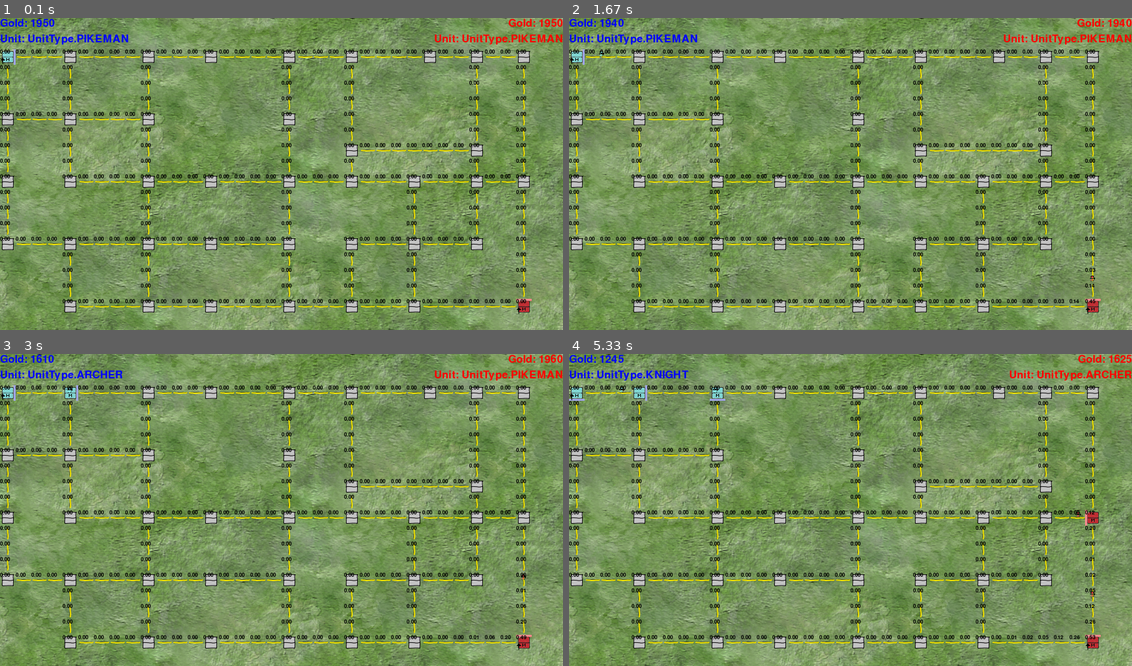
Above: before the commit, frames 1-4 (two rows, left to right).
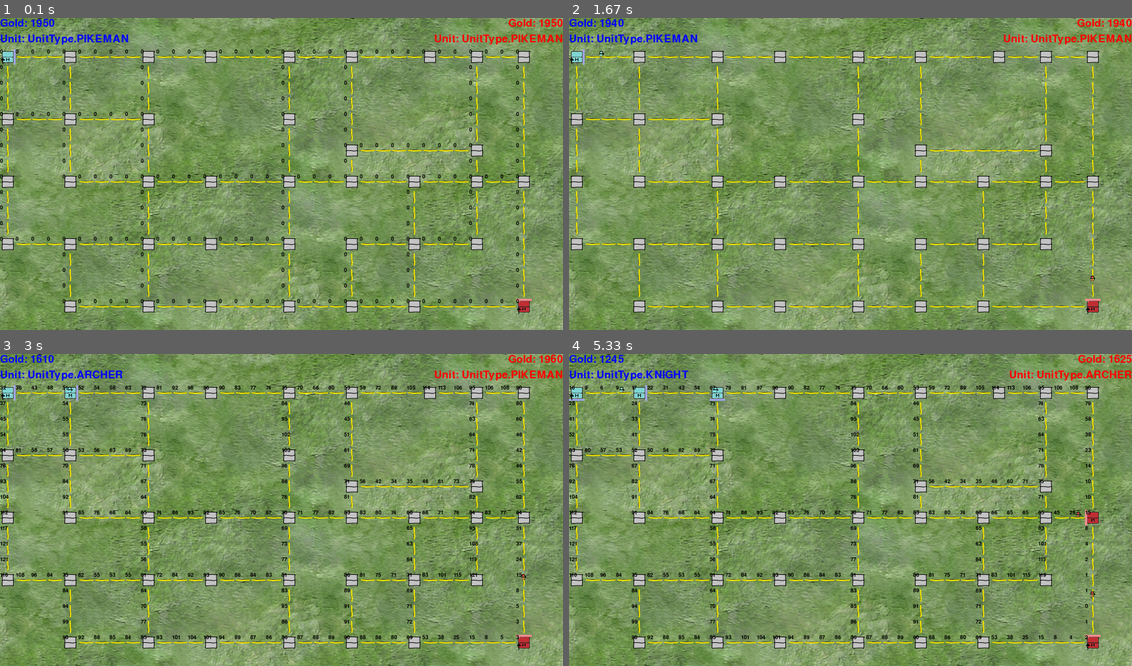
Above: after the commit, the same moments.

Repository: czebrose/ML_Projects
Game: pygame game, started from ML-Tutorial/NodeFightGame/game.py
Same seed, same stepped clock (60 frames per second), same inputs: the game is played once before the commit and once after it.
Inputs:
- Up to frame 1 (0.1 s): no input
- Up to frame 2 (1.67 s): tap 0 at 0.33 s; tap = at 0.67 s; hold 9 1-1.47 s
- Up to frame 3 (3 s): tap - at 2 s; hold 8 2.33-2.8 s; tap 9 at 2.83 s
- Up to frame 4 (5.33 s): tap 8 at 3.17 s; tap = at 3.5 s; tap - at 4.33, 4.73, 5.03 s; hold 9 4.67-5.13 s

The runs differ from the first frame. In frame 1, 2.4% of the frame differs, in the area x 0-94%, y 10-92%; in frame 2, 3.6%; in frame 3, 3.5%; in frame 4, 3.5%.

Commit message:
Got diffusion working even better

Diff:
--- a/ML-Tutorial/NodeFightGame/building.py
+++ b/ML-Tutorial/NodeFightGame/building.py
@@ -22,6 +22,9 @@
     def is_empty(self):
         return self.type is BuildingType.EMPTY
 
+    def is_home(self):
+        return self.type is BuildingType.HOME
+
     def generate_gold(self):
         if self.type is BuildingType.HOME:
             return util.HOME_GOLD_PRODUCTION
--- a/ML-Tutorial/NodeFightGame/debug.py
+++ b/ML-Tutorial/NodeFightGame/debug.py
@@ -7,24 +7,31 @@
 STAT_FONT = pygame.font.SysFont("comicsans", 25)
 
 player = PlayerColor.BLUE
+show = True
 
 
 def check_input():
-    global player
+    global player, show
     keys = pygame.key.get_pressed()
     if keys[pygame.K_0]:
+        player = PlayerColor.RED
+    elif keys[pygame.K_9]:
+        player = PlayerColor.NEUTRAL
+    elif keys[pygame.K_8]:
         player = PlayerColor.BLUE
-    elif keys[pygame.K_9]:
-        player = PlayerColor.RED
-    elif keys[pygame.K_8]:
-        player = PlayerColor.NEUTRAL
+    elif keys[pygame.K_MINUS]:
+        show = True
+    elif keys[pygame.K_EQUALS]:
+        show = False
 
 
 def draw(win, global_map):
+    if not show:
+        return
     for row in global_map:
         for loc in row:
             if isinstance(loc, Location):
                 color = (0, 0, 0)
-                diff_value = "{:.2f}".format(loc.diffusion.get_value(player))
+                diff_value = "{:.0f}".format(loc.diffusion.get_node_value(player))
                 text = STAT_FONT.render(diff_value, True, color)
                 win.blit(text, loc.get_pixel_pos())
--- a/ML-Tutorial/NodeFightGame/diffusion.py
+++ b/ML-Tutorial/NodeFightGame/diffusion.py
@@ -1,27 +1,37 @@
-from util import PlayerColor
+from util import PlayerColor, UnitType, BuildingType
 
 
 class LocDiffusion:
     def __init__(self):
-        self.value = [{}, {}]
+        self.node_value = {}
+        self.unit_value = {}
+        for u in UnitType:
+            self.unit_value[u] = {}
         self.time = 0
-        for t in range(len(self.value)):
-            for color in PlayerColor:
-                self.value[t][color] = float(0)
+        self.reset()
 
-    def set_value(self, player_value, player):
-        for t in range(len(self.value)):
-            self.value[t][player] = player_value
+    def reset(self):
+        for color in PlayerColor:
+            self.node_value[color] = float(0)
 
-    def get_value(self, player):
-        return self.value[self.time][player]
+    def set_node_value(self, building, player):
+        if building.is_empty():
+            self.node_value[player] = 500
+        elif building.is_home():
+            self.node_value[player] = 1000
+        else:
+            self.node_value[player] = 800
+
+    def set_unit_value(self, unit_type, player):
+        pass
+
+    def get_node_value(self, player):
+        return self.node_value[player]
 
     def spread(self, neighbors):
-        t = self.time
-        self.time = (self.time + 1) % len(self.value)
         for color in PlayerColor:
             neighbor_total = 0
             for n in neighbors:
-                neighbor_total += n.value[t][color] - self.value[t][color]
+                neighbor_total += n.node_value[color] - self.node_value[color]
             neighbor_total *= 0.25
-            self.value[self.time][color] = max(0, min(1, (0.9 * self.value[t][color]) + neighbor_total))
+            self.node_value[color] = self.node_value[color] + neighbor_total
--- a/ML-Tutorial/NodeFightGame/game.py
+++ b/ML-Tutorial/NodeFightGame/game.py
@@ -50,7 +50,12 @@
     for row in global_map:
         for location in row:
             if location:
-                location.diffuse()
+                location.prepare_diffusion()
+    for _ in range(util.DIFFUSION_CYCLES):
+        for row in global_map:
+            for location in row:
+                if location:
+                    location.diffuse()
     return global_map
 
 
--- a/ML-Tutorial/NodeFightGame/location.py
+++ b/ML-Tutorial/NodeFightGame/location.py
@@ -58,6 +58,9 @@
 
     def is_home_node(self, player):
         return False
+
+    def prepare_diffusion(self):
+        self.diffusion.reset()
 
     def diffuse(self):
         diffusion_neighbors = []
--- a/ML-Tutorial/NodeFightGame/node.py
+++ b/ML-Tutorial/NodeFightGame/node.py
@@ -89,18 +89,11 @@
         return left <= x <= right and top <= y <= bottom
 
     def is_home_node(self, player):
-        return self.owner == player and self.building.type == BuildingType.HOME
+        return self.owner == player and self.building.is_home()
 
-    def diffuse(self):
-        diff_value = 0
-        if self.building.is_empty():
-            diff_value = 0.5
-        elif self.is_home_node(self.owner):
-            diff_value = 1.0
-        else:
-            diff_value = 0.8
-        self.diffusion.set_value(diff_value, self.owner)
-        Location.diffuse(self)
+    def prepare_diffusion(self):
+        Location.prepare_diffusion(self)
+        self.diffusion.set_node_value(self.building, self.owner)
 
     def draw_node(self, win, pos):
         if self.owner == PlayerColor.RED:
--- a/ML-Tutorial/NodeFightGame/util.py
+++ b/ML-Tutorial/NodeFightGame/util.py
@@ -15,6 +15,8 @@
 NODE_SIZE = 50
 BG_WIDTH = 1000
 BG_HEIGHT = 1000
+
+DIFFUSION_CYCLES = 10
 
 
 class OrderedEnum(Enum):
